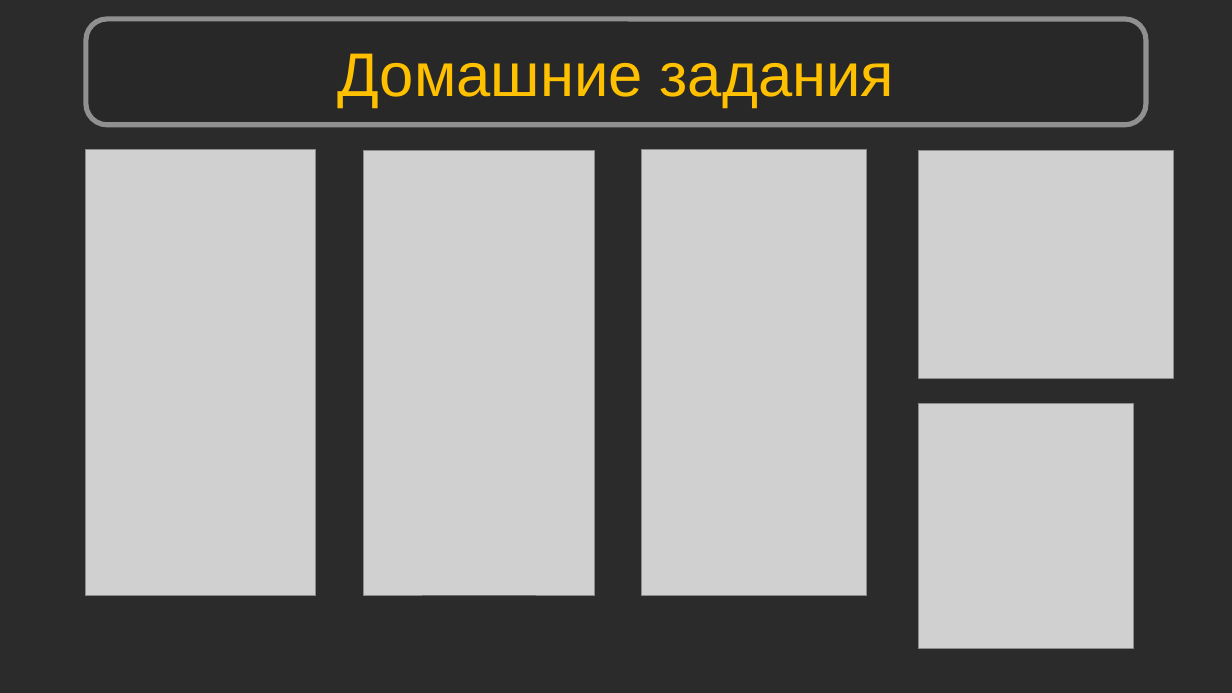
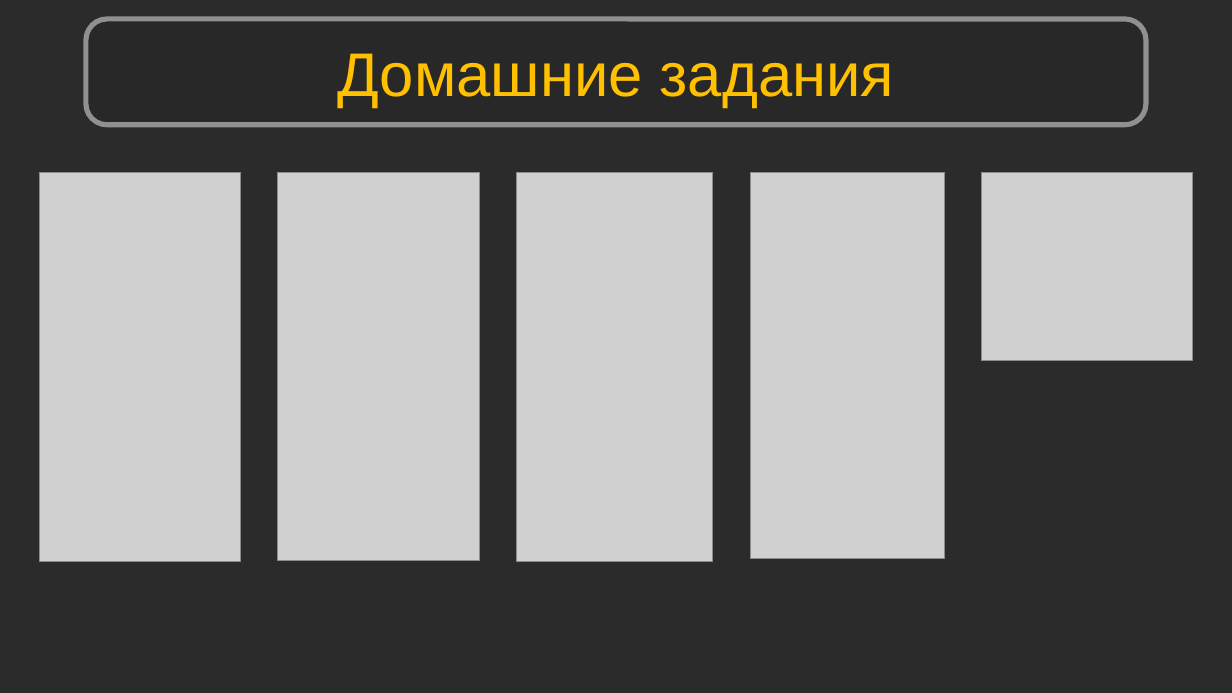
Before and after one commit to Shikonohito/Python_Bootcamp, a slide deck: slide 7 of Урок 01. Mystat. Microsoft Teams/Урок 1. Mystat. Microsoft Teams.pptx. Drawn at 1232x693 pixels with LibreOffice and Linux fonts; fonts in the diff are those of the drawing; grey boxes stand for pictures; background and template pictures are left out; a plain dark background stands for a picture behind light text. Boxes give left, top, right and bottom in pixels: in the first picture for what was removed or moved away, otherwise in the second. Text is boxed around its words. In the diff, an @@ line names an element or a change of style, - is before the commit and + after.

Commit message:
Updated Lesson01 - changed slide 7.

```diff
--- a/Урок 01. Mystat. Microsoft Teams/Урок 1. Mystat. Microsoft Teams.pptx
+++ b/Урок 01. Mystat. Microsoft Teams/Урок 1. Mystat. Microsoft Teams.pptx
@@ picture: place and size @@
-picture at box(86, 150, 316, 595)
+picture at box(40, 172, 240, 561)
@@ picture: place and size @@
-picture at box(363, 151, 594, 595)
+picture at box(278, 172, 480, 560)
@@ picture: place and size @@
-picture at box(642, 150, 867, 595)
+picture at box(517, 172, 713, 561)
@@ picture added at box(750, 172, 945, 558) @@
@@ picture: place and size @@
-picture at box(919, 151, 1174, 379)
+picture at box(982, 172, 1193, 360)
@@ picture removed at box(919, 404, 1133, 649) @@
```
Also in this commit, not shown: 1 other file.
